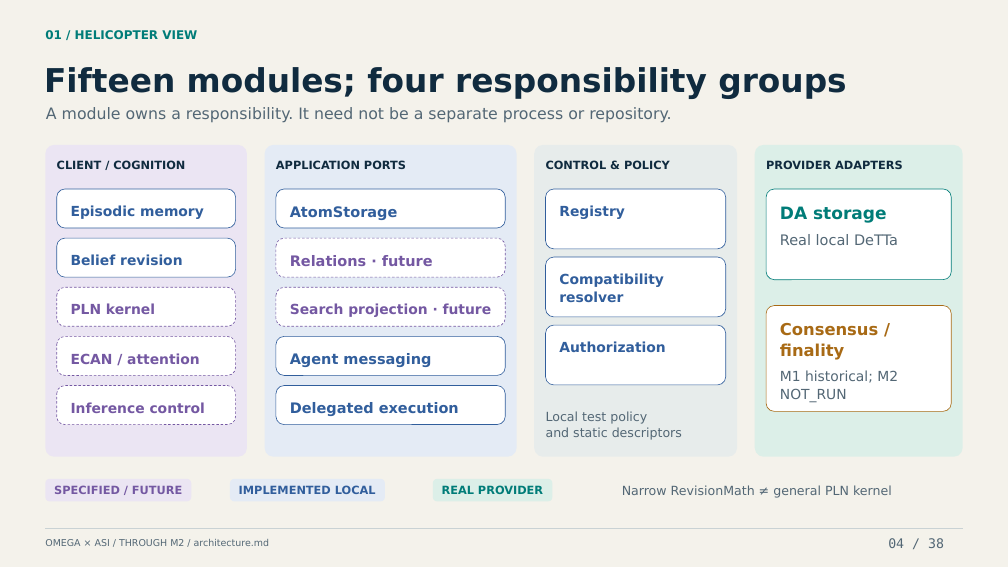
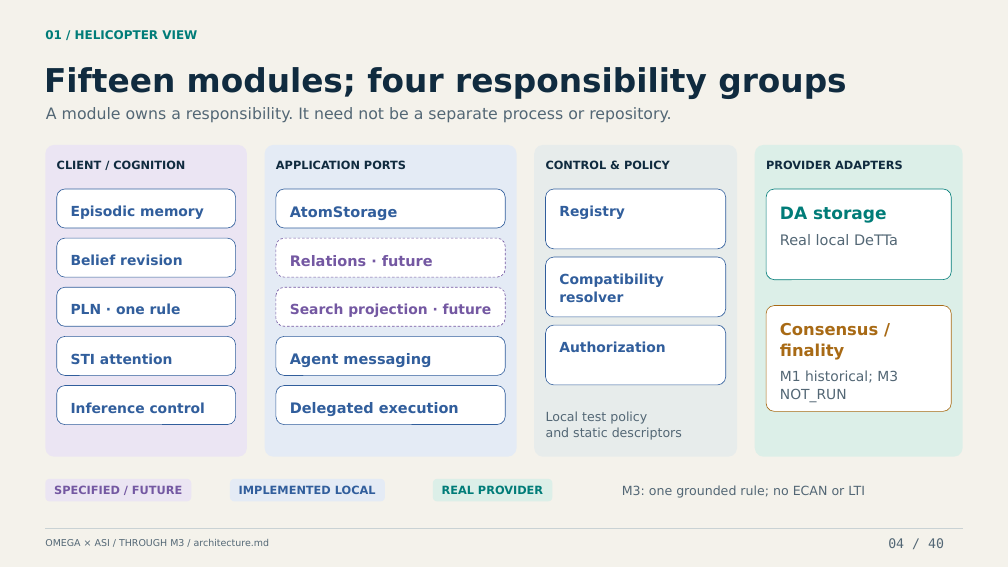
Before and after one commit to machieke/fusion-module-interfaces, a slide deck: slide 4 of docs/presentation/omega-asi-module-interfaces.pptx. Drawn at 1008x567 pixels with LibreOffice and Linux fonts; fonts in the diff are those of the drawing. Boxes give left, top, right and bottom in pixels: in the first picture for what was removed or moved away, otherwise in the second. Text is boxed around its words. In the diff, an @@ line names an element or a change of style, - is before the commit and + after.

```diff
--- a/docs/presentation/omega-asi-module-interfaces.pptx
+++ b/docs/presentation/omega-asi-module-interfaces.pptx
@@ text at bbox=[71, 303, 181, 314]: text changed; text colour #7458A2 to #315E9C @@
-PLN kernel
+PLN · one rule
@@ text at bbox=[71, 353, 173, 364]: text changed; text colour #7458A2 to #315E9C @@
-ECAN / attention
+STI attention
@@ outline #7458A2 0.6 pt dashed to #315E9C 0.6 pt in 3 elements at bbox=[57, 287, 236, 327], bbox=[57, 337, 236, 376], bbox=[57, 386, 236, 425] @@
@@ text at bbox=[780, 370, 898, 383]: text changed @@
-M1 historical; M2
+M1 historical; M3
@@ text "Inference control" at bbox=[71, 402, 205, 413]: text colour #7458A2 to #315E9C @@
@@ text at bbox=[622, 485, 865, 498]: text changed @@
-Narrow RevisionMath ≠ general PLN kernel
+M3: one grounded rule; no ECAN or LTI
@@ text at bbox=[888, 538, 944, 548]: text changed @@
-04 / 38
+04 / 40
```
Also in this commit, not shown: 11 other slides changed, 28 slides added, 26 slides removed, 49 other files.
